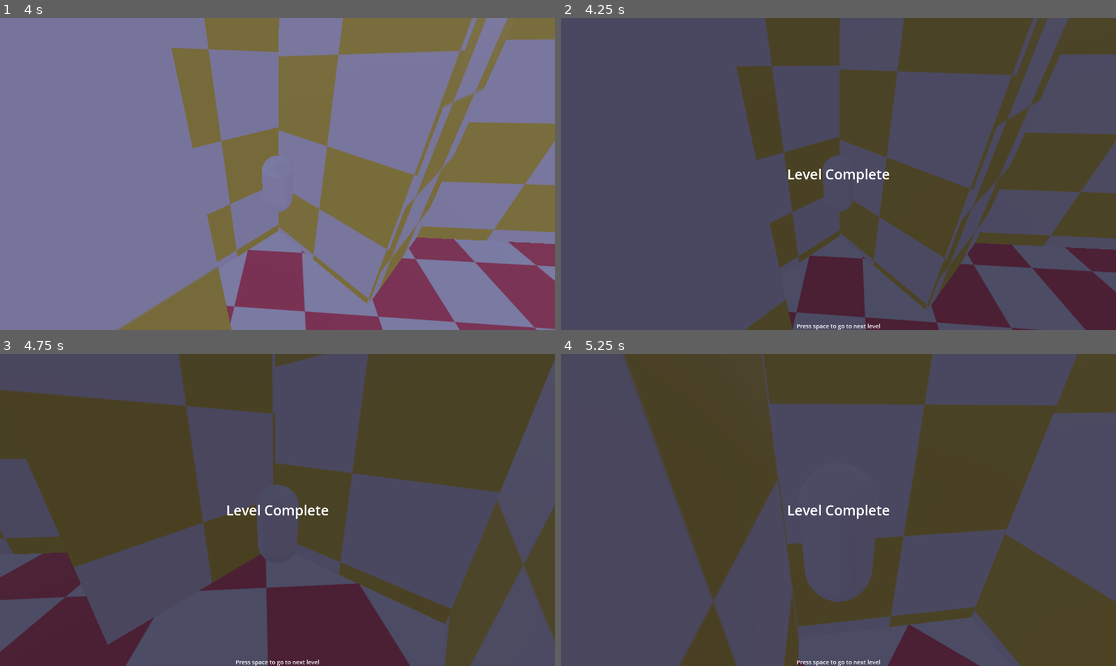
Above: before the commit, frames 1-4 (two rows, left to right).
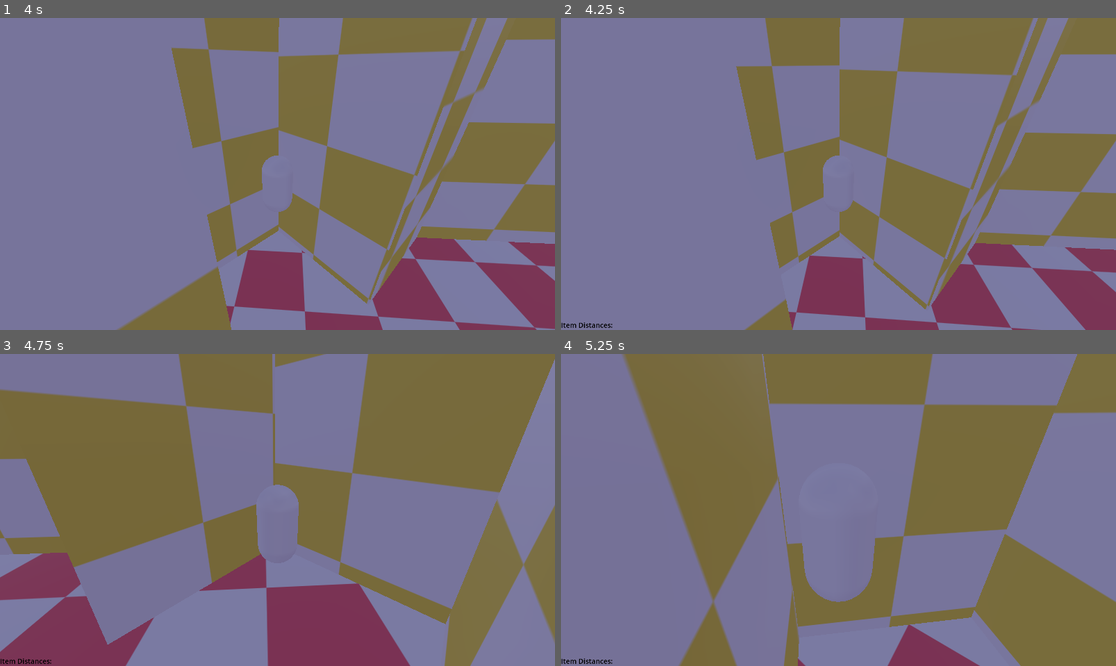
Above: after the commit, the same moments.

Repository: Mettle0/Treasure_Hunter
Game: Godot game, scene res://scenes/main.tscn
Same seed, same stepped clock (60 frames per second), same inputs: the game is played once before the commit and once after it.
Inputs (mouse positions are in pixels of both pictures, inside the frame that each line leads up to):
- Up to frame 1 (4 s): tap Enter at 0.5 s; move the mouse to (305, 174) at 0.52 s; press the mouse at (305, 174) at 0.53 s; hold W (forward) from 0.53 s (still down); tap Space (jump) at 0.77, 1.52, 3.02, 3.77 s; move the mouse to (249, 174) at 1.27 s; release the mouse at (249, 174) at 1.28 s; tap O at 1.35 s; move the mouse to (288, 167) at 2.02 s; tap U at 2.1 s; move the mouse to (271, 180) at 2.77 s; tap Shift at 2.85 s; move the mouse to (316, 177) at 3.52 s; tap Tab at 3.6 s
- Up to frame 2 (4.25 s): keep holding W (forward); tap F1 (Debug) at 4.15 s
- Up to frame 3 (4.75 s): keep holding W (forward); tap Space (jump) at 4.25, 4.52 s; move the mouse to (233, 506) at 4.27 s; click (233, 506) at 4.35 s
- Up to frame 4 (5.25 s): keep holding W (forward); tap Space (jump) at 5 s; move the mouse to (844, 510) at 5.02 s; tap O at 5.1 s

Frame 1 is identical in both runs. In frame 2, 100% of the frame differs, in the area x 0-100%, y 0-100%; in frame 3, 100%; in frame 4, 100%.

Commit message:
Debug Menu Adjustments
-Added radar information to the debug menu
-Made debug menu toggleable with F1

Diff:
--- a/resources/scripts/event_bus.gd
+++ b/resources/scripts/event_bus.gd
@@ -11,3 +11,6 @@
 #===STAGE MANAGEMENT SIGNALS===
 signal level_complete
 signal switch_level(currentLevel, nextLevel)
+
+#===UI SIGNALS===
+signal update_debug_info(debugInfo)
--- a/resources/scripts/ui.gd
+++ b/resources/scripts/hud.gd
@@ -6,9 +6,7 @@
 
 
 func _process(_delta: float) -> void:
-	if Input.is_action_just_pressed("Debug"):
-		var levelComplete = LEVEL_COMPLETE_SCREEN.instantiate()
-		add_child(levelComplete)
+	pass
 
 func _on_level_complete() -> void:
 	var levelComplete = LEVEL_COMPLETE_SCREEN.instantiate()
--- a/resources/scripts/main.gd
+++ b/resources/scripts/main.gd
@@ -1,17 +1,13 @@
 extends Node
 
 #Get references to all children of main
-@onready var ui: CanvasLayer = $UI
+@onready var ui: Control = $UI
 @onready var player: CharacterBody3D = $Player
 @onready var world: Node3D = $World
 @onready var radar_distance_calc: Timer = $"Global Timers/RadarDistanceCalc"
 
 @onready var current_item_locations: Array
 @onready var radarDistance: Array
-
-
-
-
 
 
 
@@ -22,7 +18,6 @@
 
 func _item_positions_received(pos) -> void:
 	current_item_locations = pos
-	print(current_item_locations)
 
 
 func _on_radar_distance_calc_timeout() -> void:
@@ -31,4 +26,5 @@
 		var distanceVector: Vector3 = loc - player.position
 		var distanceMag = distanceVector.length()
 		radarDistance.append(distanceMag)
-	print(radarDistance)
+	var radarDebug = {"Radar Distance": radarDistance}
+	EventBus.update_debug_info.emit(radarDebug)
--- a/scenes/main.tscn
+++ b/scenes/main.tscn
@@ -1,8 +1,9 @@
-[gd_scene load_steps=7 format=3 uid="uid://bsnun84ewregj"]
+[gd_scene load_steps=8 format=3 uid="uid://bsnun84ewregj"]
 
 [ext_resource type="Script" uid="uid://yas8tw3qvd8s" path="res://resources/scripts/main.gd" id="1_tbgi4"]
-[ext_resource type="Script" uid="uid://drb6g58r0dmsm" path="res://resources/scripts/ui.gd" id="2_tefeu"]
+[ext_resource type="Script" uid="uid://2m6ccfatu8qw" path="res://scenes/ui.gd" id="2_tipki"]
 [ext_resource type="PackedScene" uid="uid://cs3vnoy4msd86" path="res://scenes/entities/player/player.tscn" id="3_o6xl0"]
+[ext_resource type="PackedScene" uid="uid://dy5wskn44fctk" path="res://scenes/ui/debug_menu.tscn" id="3_tipki"]
 [ext_resource type="Script" uid="uid://cfa0rjvbc2rvw" path="res://resources/scripts/world.gd" id="4_tipki"]
 [ext_resource type="PackedScene" uid="uid://wfowb54hp8fe" path="res://scenes/stages/Beta Hub.tscn" id="5_85g3d"]
 [ext_resource type="PackedScene" uid="uid://dmmirgcbk7253" path="res://scenes/stages/Betal Level 1.tscn" id="6_tefeu"]
@@ -13,10 +14,16 @@
 [node name="Global Timers" type="Node" parent="."]
 
 [node name="RadarDistanceCalc" type="Timer" parent="Global Timers"]
+wait_time = 0.1
 autostart = true
 
-[node name="UI" type="CanvasLayer" parent="."]
-script = ExtResource("2_tefeu")
+[node name="UI" type="Control" parent="."]
+layout_mode = 3
+anchors_preset = 0
+script = ExtResource("2_tipki")
+
+[node name="Debug Menu" parent="UI" instance=ExtResource("3_tipki")]
+visible = false
 
 [node name="Player" parent="." instance=ExtResource("3_o6xl0")]
 
--- /dev/null
+++ b/scenes/ui.gd
@@ -0,0 +1,11 @@
+extends Control
+
+@onready var debug_menu: CanvasLayer = $"Debug Menu"
+
+const HUD = preload("res://scenes/ui/hud.tscn")
+
+var showDebug: bool = false
+
+func _process(_delta: float) -> void:
+	if Input.is_action_just_pressed("Debug"):
+		debug_menu.visible = !debug_menu.visible
--- /dev/null
+++ b/scenes/ui/debug_menu.gd
@@ -0,0 +1,18 @@
+extends CanvasLayer
+
+
+@onready var radar_values: Label = $"Radar Values"
+
+func _ready() -> void:
+	EventBus.update_debug_info.connect(_get_debug_info)
+
+
+func _get_debug_info(debugInfo) -> void:
+	var debug_info
+	var debug_info_text: String = "Item Distances:"
+	debug_info = debugInfo["Radar Distance"]
+
+	for dist in range(len(debug_info)):
+		debug_info_text += "\n" + "Item " + str(dist+1) + ": " + str(round(debug_info[dist]))
+
+	radar_values.text = debug_info_text
--- /dev/null
+++ b/scenes/ui/debug_menu.tscn
@@ -0,0 +1,26 @@
+[gd_scene load_steps=4 format=3 uid="uid://dy5wskn44fctk"]
+
+[ext_resource type="Script" uid="uid://cmmh34xcklyxk" path="res://scenes/ui/debug_menu.gd" id="1_vv2ch"]
+
+[sub_resource type="SystemFont" id="SystemFont_vv2ch"]
+font_names = PackedStringArray("VCR OSD Mono")
+
+[sub_resource type="LabelSettings" id="LabelSettings_e7jr2"]
+font = SubResource("SystemFont_vv2ch")
+font_size = 24
+font_color = Color(0, 0, 0, 1)
+
+[node name="Debug Menu" type="CanvasLayer"]
+script = ExtResource("1_vv2ch")
+
+[node name="Radar Values" type="Label" parent="."]
+anchors_preset = 2
+anchor_top = 1.0
+anchor_bottom = 1.0
+offset_top = -23.0
+offset_right = 212.0
+grow_vertical = 0
+theme_override_colors/font_color = Color(0, 0, 0, 1)
+theme_override_font_sizes/font_size = 24
+label_settings = SubResource("LabelSettings_e7jr2")
+autowrap_mode = 3
--- /dev/null
+++ b/scenes/ui/hud.tscn
@@ -0,0 +1,6 @@
+[gd_scene load_steps=2 format=3 uid="uid://1b1yrijbw1e"]
+
+[ext_resource type="Script" uid="uid://drb6g58r0dmsm" path="res://resources/scripts/hud.gd" id="1_0mwgc"]
+
+[node name="HUD" type="CanvasLayer"]
+script = ExtResource("1_0mwgc")
Renamed: resources/scripts/ui.gd.uid -> resources/scripts/hud.gd.uid
Not shown, added: scenes/ui.gd.uid
Not shown, added: scenes/ui/debug_menu.gd.uid
